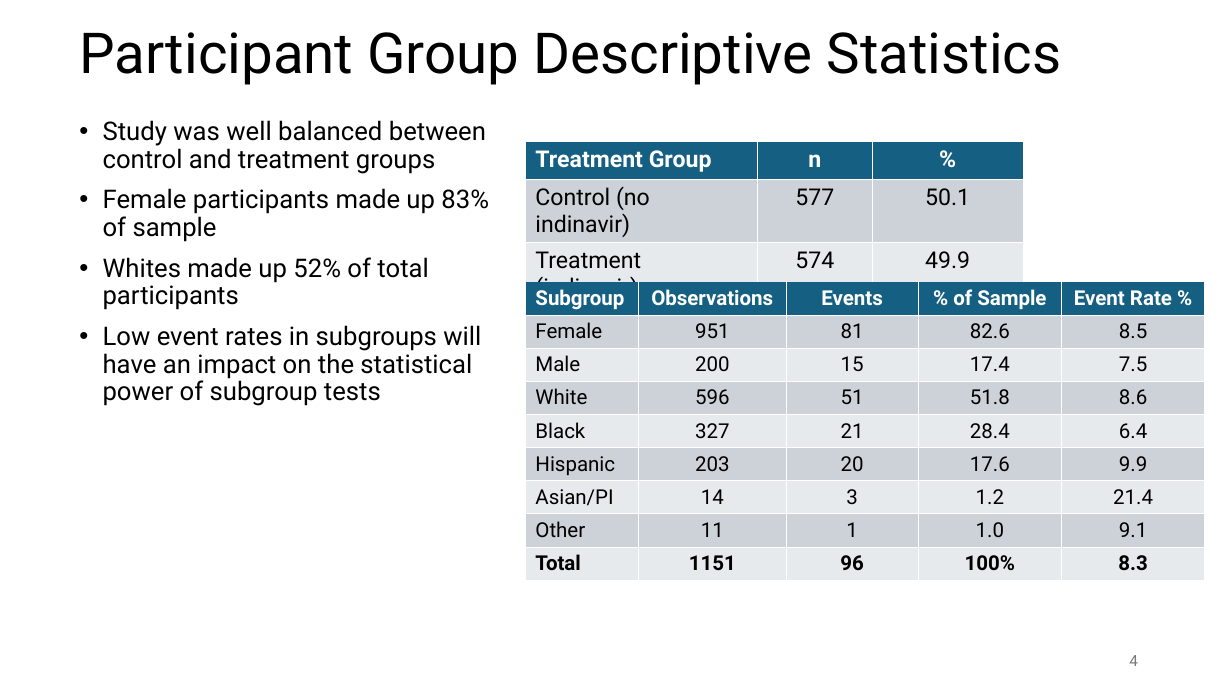
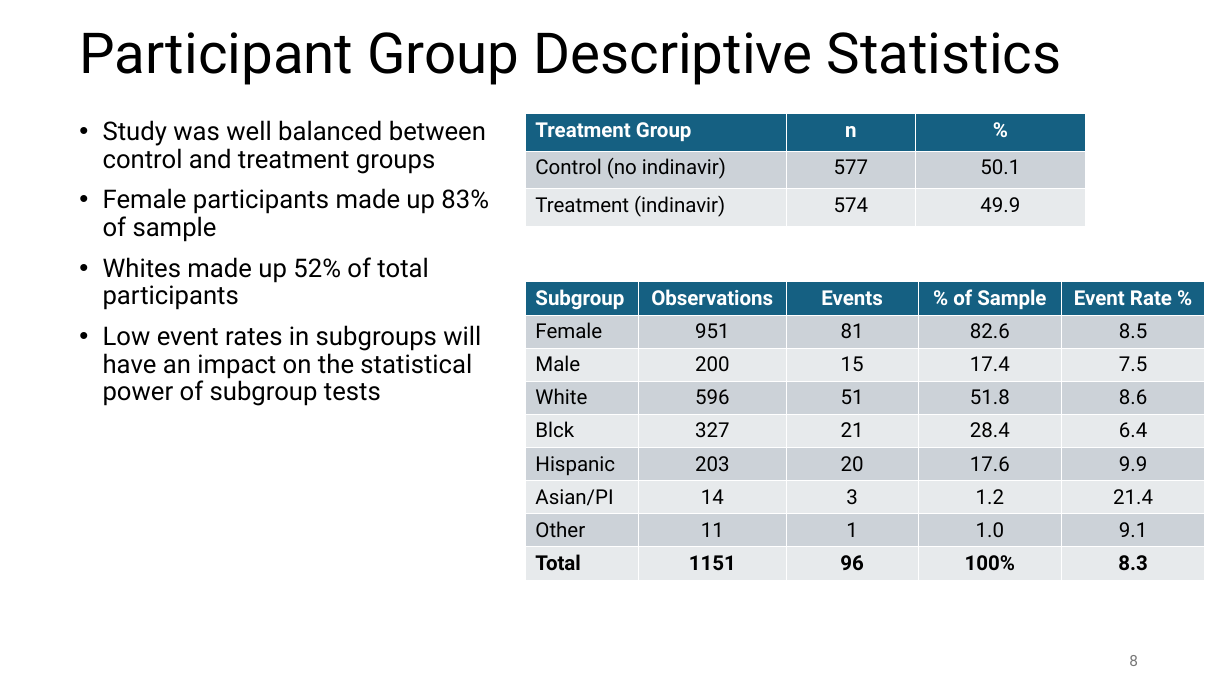
Before and after one commit to susanpeck/Math261BExperimentalDesignProject, a slide deck: slide 8 of Document_Files/Presentation_Slides_v1.pptx (slide 4 before the commit). Drawn at 1232x693 pixels with LibreOffice and Linux fonts; fonts in the diff are those of the drawing. Boxes give left, top, right and bottom in pixels: in the first picture for what was removed or moved away, otherwise in the second. Text is boxed around its words. In the diff, an @@ line names an element or a change of style, - is before the commit and + after.

```diff
--- a/Document_Files/Presentation_Slides_v1.pptx
+++ b/Document_Files/Presentation_Slides_v1.pptx
@@ table at [527, 114, 1086, 226] @@
@@ size 18 to 16 pt @@
@@ table: place and size @@
-table at [527, 141, 1024, 304]
+table at [527, 114, 1086, 226]
@@ table at [527, 282, 1205, 587] @@
-row 5, column 1: Black
+row 5, column 1: Blck
@@ page number at [1129, 655, 1138, 666]: text changed @@
-4
+8
```
Also in this commit, not shown: 7 other slides changed, 2 slides added.
